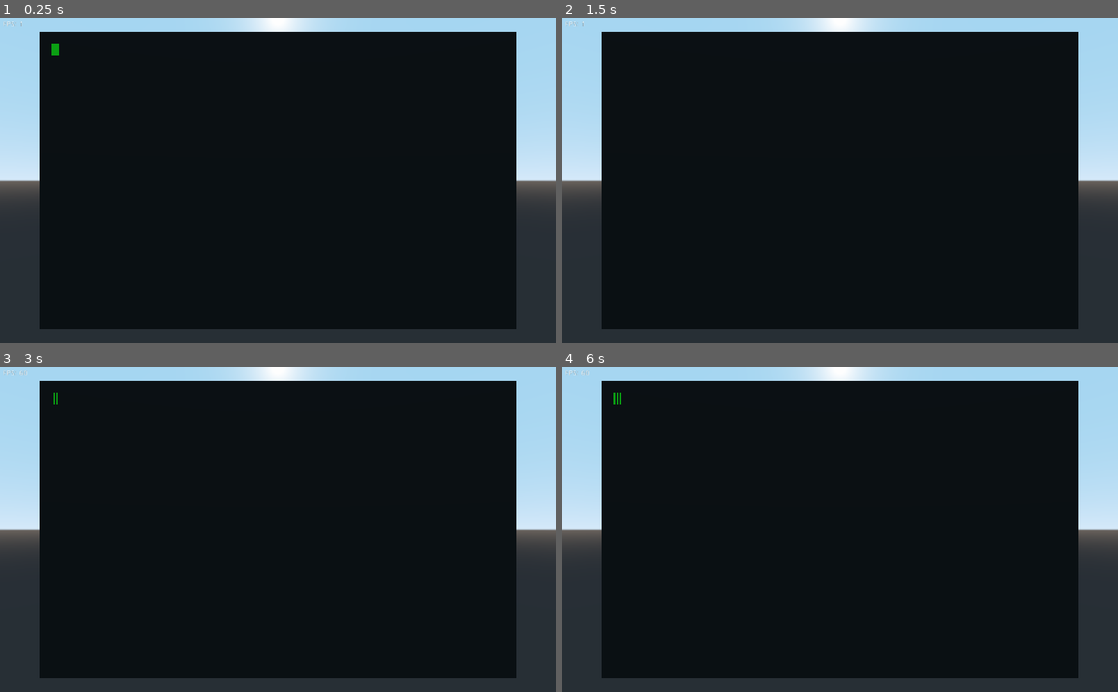
Above: before the commit, frames 1-4 (two rows, left to right).
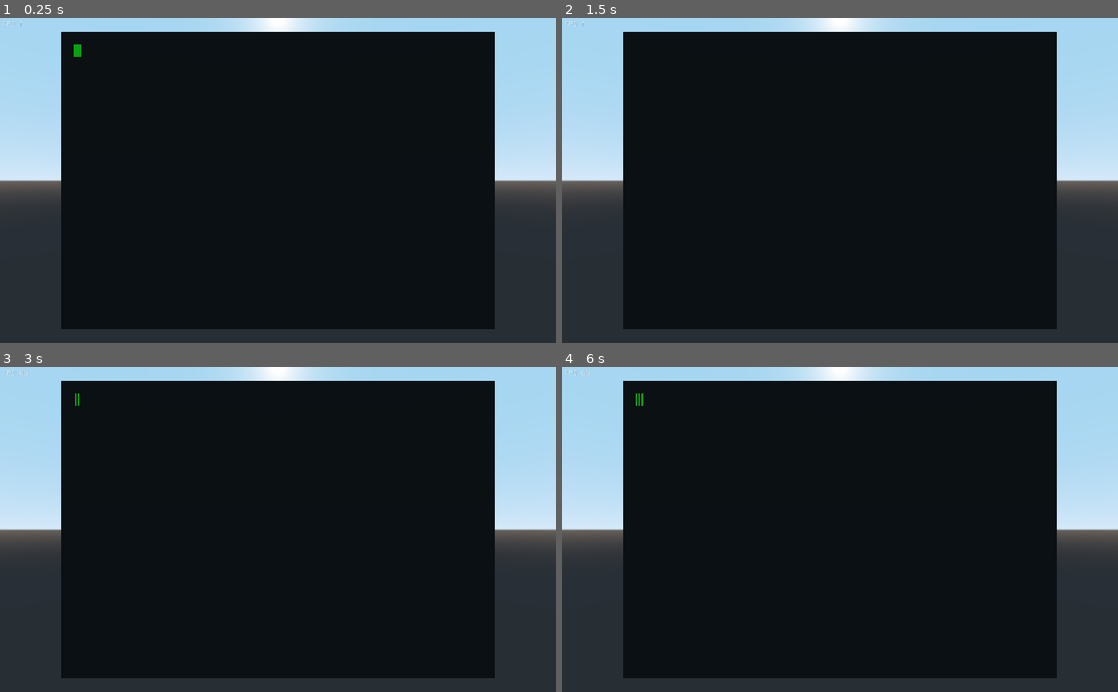
Above: after the commit, the same moments.

Repository: Grinshpon/Terminal-Godot
Game: Godot game, scene res://Scenes/PC.tscn
The game is run twice, just before and just after one commit, with the same random seed, the same clock (stepped at 60 frames per second) and the same inputs.
Inputs:
- Up to frame 1 (0.25 s): no input
- Up to frame 2 (1.5 s): tap Enter at 0.5 s; tap Space at 1.25 s
- Up to frame 3 (3 s): tap Enter at 2 s; tap Space at 2.75 s
- Up to frame 4 (6 s): tap Enter at 3.5 s; tap Space at 4.25 s

The runs differ from the first frame. In frame 1, 7.1% of the frame differs, in the area x 7-93%, y 4-96%; in frame 2, 7.1%; in frame 3, 7.1%; in frame 4, 7.1%.

Commit message:
Add files via upload

Diff:
--- a/Scenes/PC.tscn
+++ b/Scenes/PC.tscn
@@ -4,7 +4,7 @@
 [ext_resource path="res://Scripts/Terminal.gd" type="Script" id=3]
 
 [sub_resource type="QuadMesh" id=1]
-size = Vector2( 1.6, 1 )
+size = Vector2( 1.458, 1 )
 
 [sub_resource type="SpatialMaterial" id=2]
 
--- a/Scripts/Terminal.gd
+++ b/Scripts/Terminal.gd
@@ -1,7 +1,7 @@
 extends MeshInstance
 
-const width := 320
-const height := 200
+export var width := 280
+export var height := 192
 onready var bits := width*height
 
 const pix_on := Color(0.0,1.0,0.0)
@@ -29,6 +29,8 @@
 var blink := 0.0
 
 func _ready() -> void:
+  mesh.size.x = float(width)/height
+  print(width, "x", height, ", ", float(width)/height, ", ", bits)
   vram = BitMap.new()
   vram.create(Vector2(width,height))
   buf = Image.new()
@@ -43,18 +45,18 @@
 
 func clear() -> void:
   for y in range(height):
-    for x in range(width):
-      buf.set_pixel(x,y,pix_off)
+    for x in range(0,width,2):
+      buf.set_pixel(x+int(skip_rows),y,pix_off)
 
 func set_pixel(x: int, y: int) -> void:
   buf.set_pixel(x,y,pix_on)
 
 func init_draw() -> void:
+  skip_rows = !skip_rows
   buf.lock()
   #clear()
 
 func close_draw() -> void:
-  skip_rows = !skip_rows
   for y in range(height):
     for x in range(0,width,2):
       if vram.get_bit(Vector2(x+int(skip_rows),y)):
